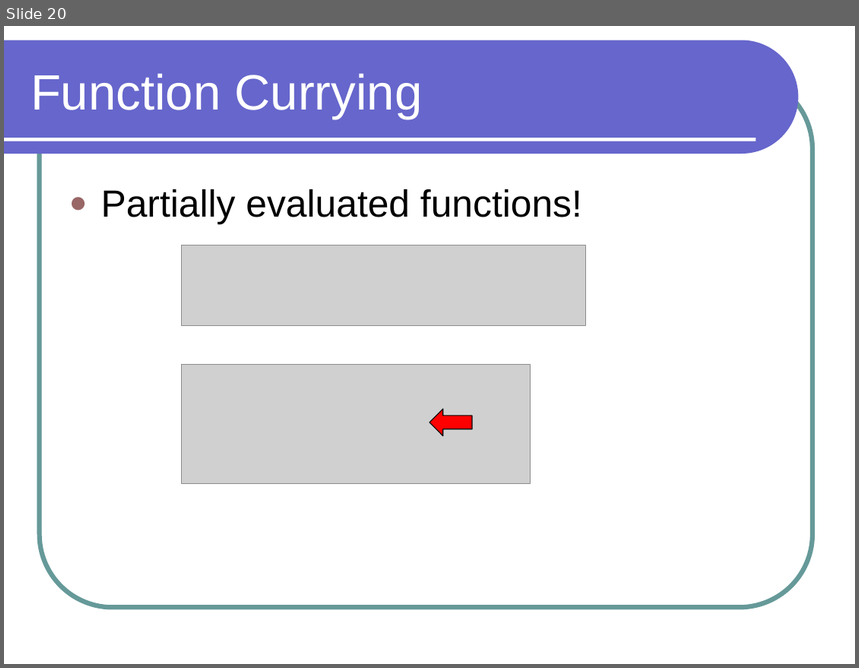
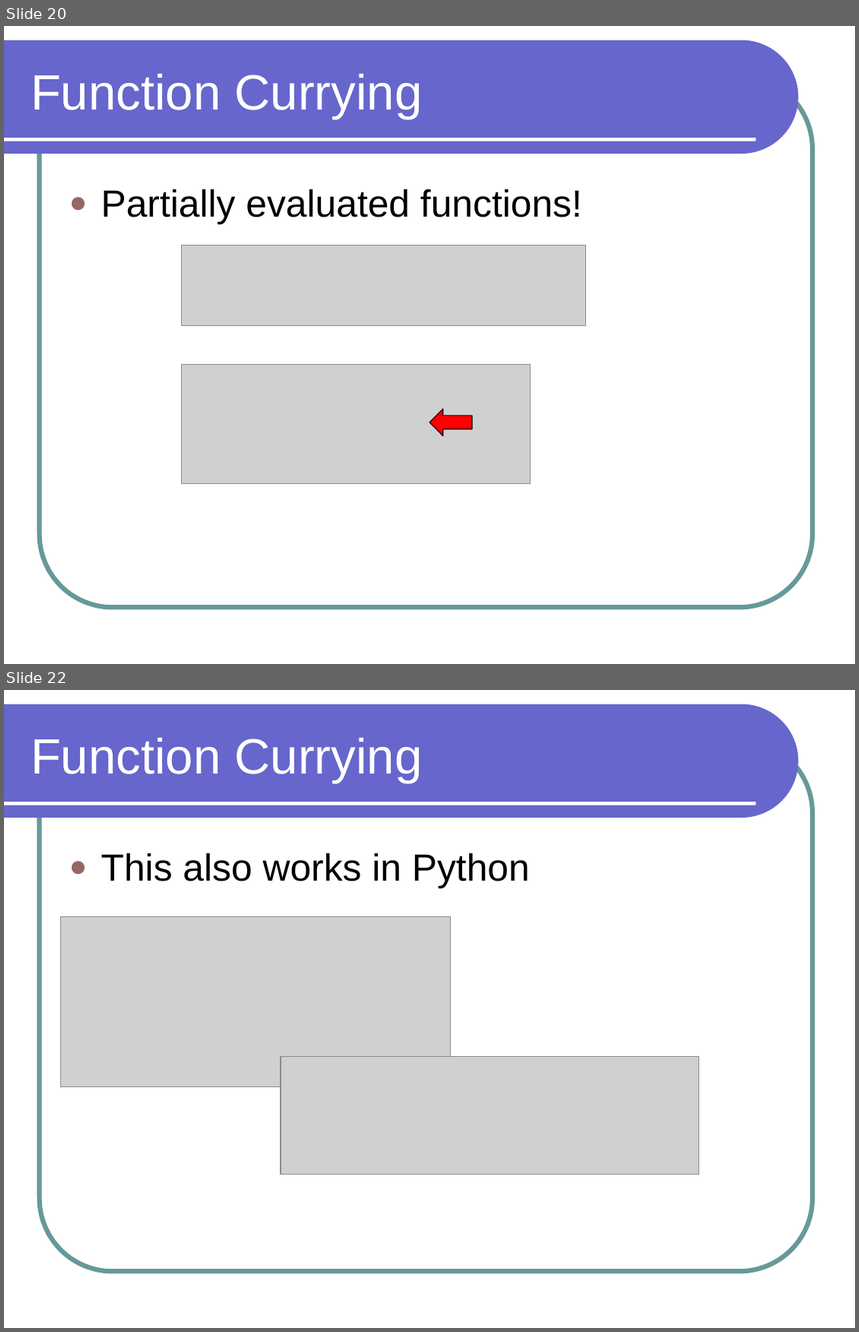
Before and after one commit to lutzhamel/CSC301, a slide deck: notes/csc301-ln014.ppt. Shown one above the other, each under a label of ours: slide 20 before the commit, slides 20 and 22 after it; the slides between them are not shown. The pictures are 859x668 and 859x1332 pixels, drawn with LibreOffice and Linux fonts; fonts in the diff are those of the drawing; grey boxes stand for pictures. Boxes give left, top, right and bottom in pixels: in the first picture for what was removed or moved away, otherwise in the second. Text is boxed around its words. In the diff, an @@ line names an element or a change of style, - is before the commit and + after.

```diff
--- a/notes/csc301-ln014.ppt
+++ b/notes/csc301-ln014.ppt
@@ slide 22 added at (4,690,855,1328), background #FFFFFF; not listed: 3 template elements that a slide beside it also shows @@
@@ title added at (31,737,423,783), 42 pt, text #FFFFFF @@
+Function Currying
@@ text added at (101,853,530,888), 32 pt, text #000000 @@
+● This also works in Python
@@ picture added at (61,917,451,1087) @@
@@ picture added at (281,1057,699,1174) @@
```
Also in this commit, not shown: 2 other slides added, 2 other files.
